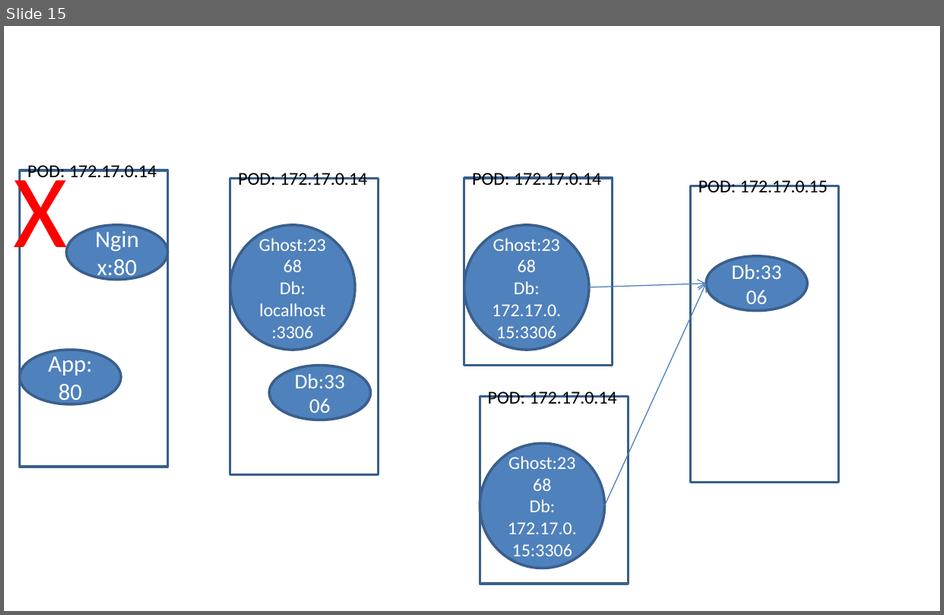
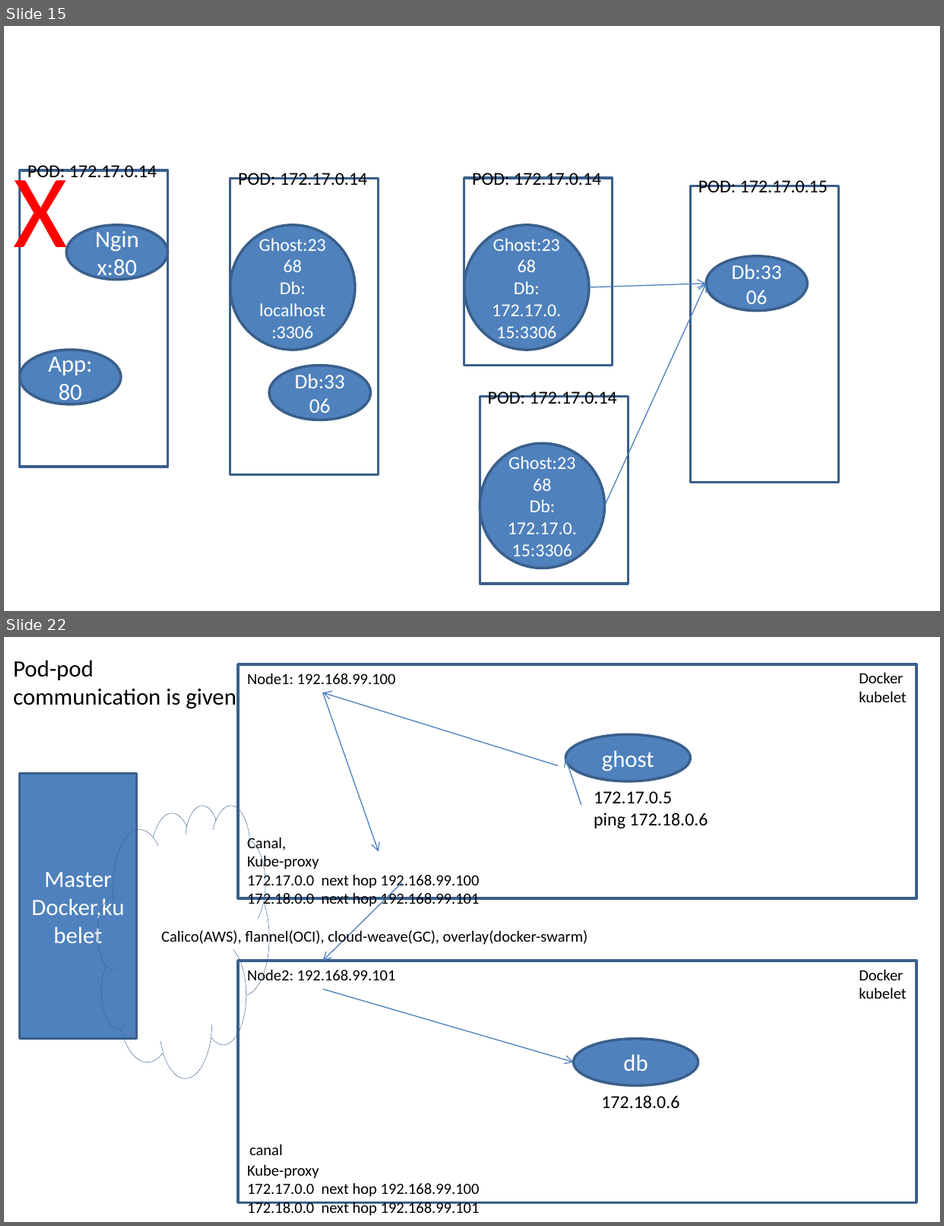
Before and after one commit to AdityaSP/can-jun15-dock-kube, a slide deck: rough-diag.pptx. Shown one above the other, each under a label of ours: slide 15 before the commit, slides 15 and 22 after it; the slides between them are not shown. The pictures are 944x615 and 944x1226 pixels, drawn with LibreOffice and Linux fonts; fonts in the diff are those of the drawing. Boxes give left, top, right and bottom in pixels: in the first picture for what was removed or moved away, otherwise in the second. Text is boxed around its words. In the diff, an @@ line names an element or a change of style, - is before the commit and + after.

```diff
--- a/rough-diag.pptx
+++ b/rough-diag.pptx
@@ slide 22 added at (4,637,940,1222), background #FFFFFF @@
@@ text added at (13,660,237,709), 18 pt, text #000000 @@
+Pod-pod
+communication is given
@@ rectangle added at (238,664,917,898), outline #3A5F8C 2 pt @@
@@ text added at (247,673,396,684), 12 pt, text #000000 @@
+Node1: 192.168.99.100
@@ text added at (859,672,906,702), 12 pt, text #000000 @@
+Docker
+kubelet
@@ arrow added from (558, 766) to (323, 692), #4B7EBC 0.75 pt @@
@@ arrow added from (323, 692) to (379, 851), #4B7EBC 0.75 pt @@
@@ ellipse added at (566,734,690,781), fill #4F81BD, outline #3A5F8C 2 pt, 18 pt, text #FFFFFF @@
+ghost
@@ arrow added from (582, 805) to (566, 758), #4B7EBC 0.75 pt @@
@@ rectangle added at (20,774,137,1039), fill #4F81BD, outline #3A5F8C 2 pt, 18 pt, text #FFFFFF @@
+Master
+Docker,kubelet
@@ text added at (594,791,708,829), 14 pt, text #000000 @@
+172.17.0.5
+ping 172.18.0.6
@@ cloud added at (97,805,269,1078), outline #3A5F8C 0.25 pt @@
@@ text added at (247,835,480,908), 12 pt, text #000000 @@
+Canal,
+Kube-proxy
+172.17.0.0 next hop 192.168.99.100
+172.18.0.0 next hop 192.168.99.101
@@ arrow added from (402, 882) to (323, 961), #4B7EBC 0.75 pt @@
@@ text added at (161,929,588,946), 12 pt, text #000000 @@
+Calico(AWS), flannel(OCI), cloud-weave(GC), overlay(docker-swarm)
@@ rectangle added at (238,961,917,1202), outline #3A5F8C 2 pt @@
@@ text added at (247,968,396,985), 12 pt, text #000000 @@
+Node2: 192.168.99.101
@@ text added at (859,969,906,999), 12 pt, text #000000 @@
+Docker
+kubelet
@@ arrow added from (323, 989) to (573, 1062), #4B7EBC 0.75 pt @@
@@ ellipse added at (573,1039,698,1085), fill #4F81BD, outline #3A5F8C 2 pt, 18 pt, text #FFFFFF @@
+db
@@ text added at (601,1095,680,1108), 14 pt, text #000000 @@
+172.18.0.6
@@ text added at (249,1144,283,1155), 12 pt, text #000000 @@
+canal
@@ text added at (247,1164,480,1216), 12 pt, text #000000 @@
+Kube-proxy
+172.17.0.0 next hop 192.168.99.100
+172.18.0.0 next hop 192.168.99.101
```
Also in this commit, not shown: 1 slide changed, 6 other slides added, 6 other files.
